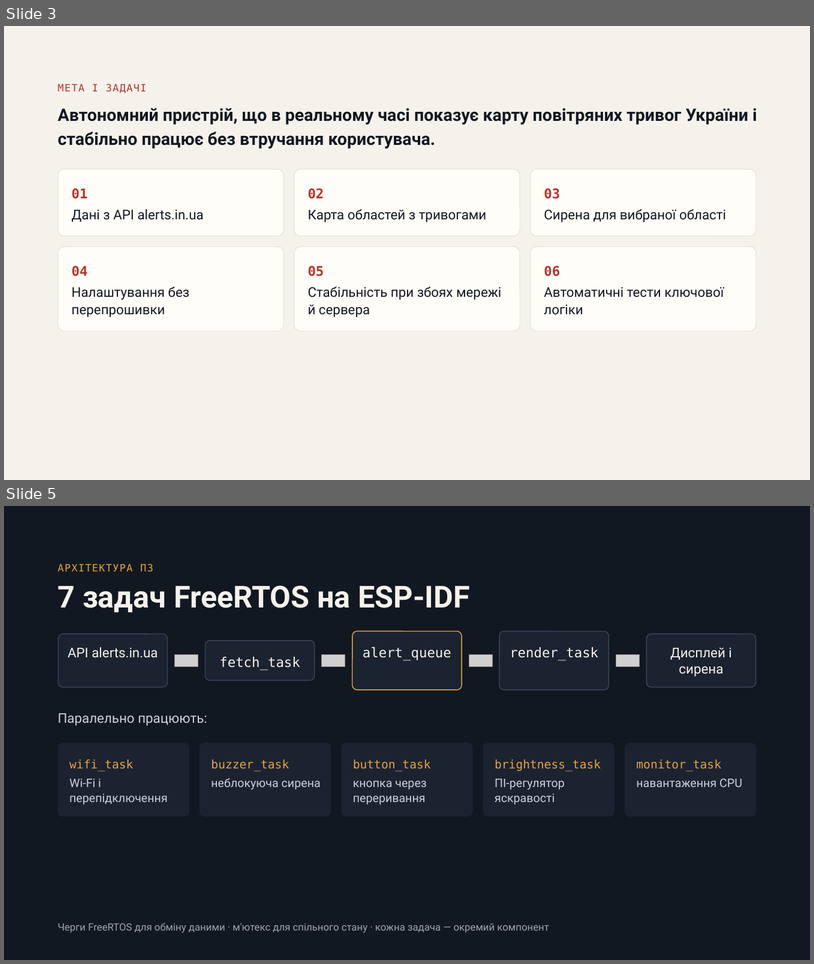
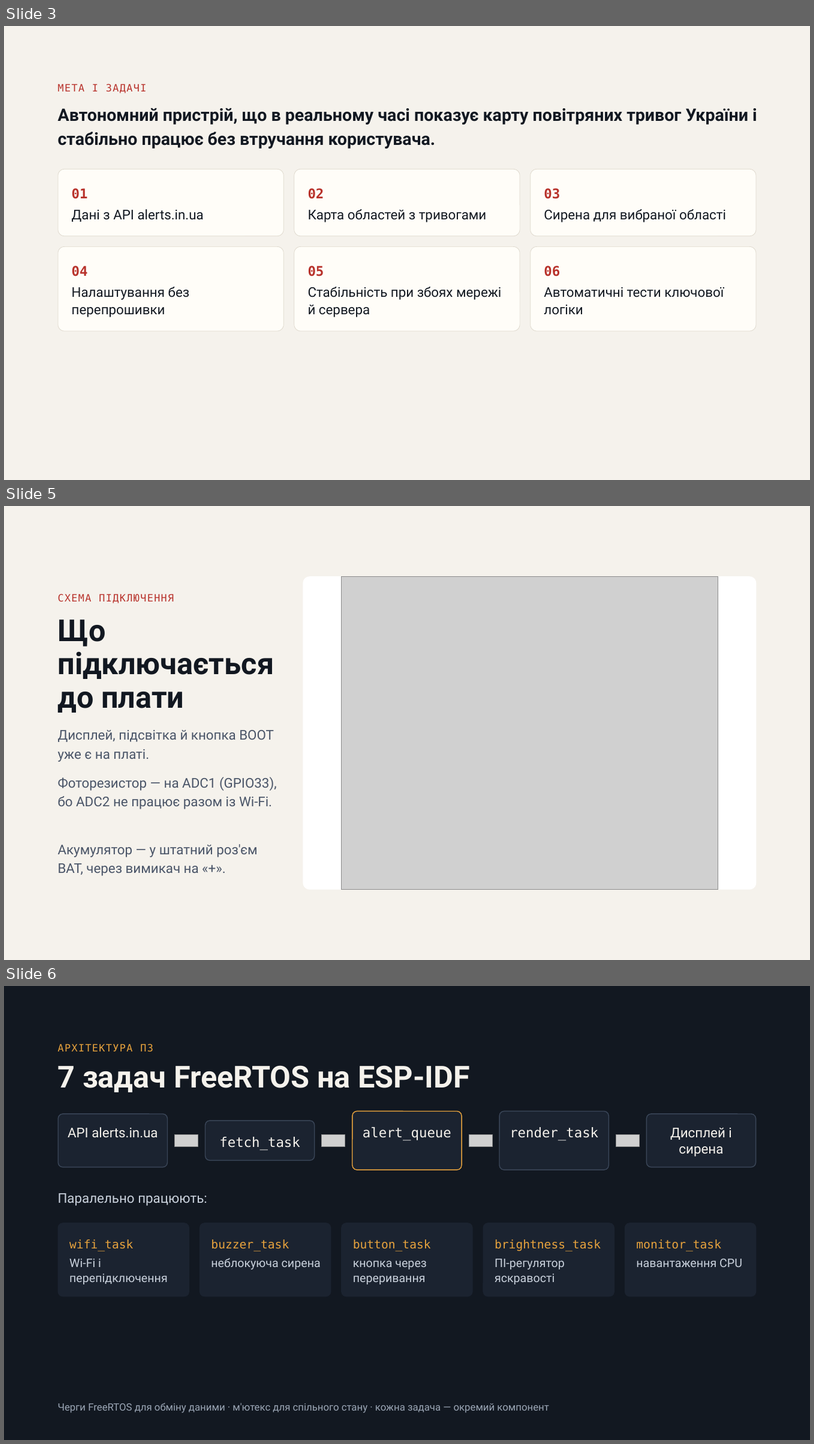
Before and after one commit to tepasha/alertinua, a slide deck: docs/project presentation.pptx. Shown one above the other, each under a label of ours: slides 3 and 5 before the commit, slides 3, 5 and 6 after it; the slides between them are not shown. The pictures are 814x964 and 814x1444 pixels, drawn with LibreOffice and Linux fonts; fonts in the diff are those of the drawing; grey boxes stand for pictures. Boxes give left, top, right and bottom in pixels: in the first picture for what was removed or moved away, otherwise in the second. Text is boxed around its words. In the diff, an @@ line names an element or a change of style, - is before the commit and + after.

```diff
--- a/docs/project presentation.pptx
+++ b/docs/project presentation.pptx
@@ slide 5 added at [4, 506, 810, 960], background #F5F2EC @@
@@ rounded rectangle added at [303, 576, 756, 889], fill #FFFFFF @@
@@ picture added at [342, 576, 719, 889] @@
@@ text added at [58, 594, 174, 603], 12 pt, text #B8322B @@
+СХЕМА ПІДКЛЮЧЕННЯ
@@ text added at [58, 619, 275, 712], 36 pt, text #121821, bold @@
+Що підключається до плати
@@ text added at [58, 730, 274, 762], 16 pt, text #4A5568 @@
+Дисплей, підсвітка й кнопка BOOT уже є на платі.
@@ text added at [58, 777, 277, 809], 16 pt, text #4A5568 @@
+Фоторезистор — на ADC1 (GPIO33), бо ADC2 не працює разом із Wi-Fi.
@@ text added at [58, 844, 257, 876], 16 pt, text #4A5568 @@
+Акумулятор — у штатний роз'єм BAT, через вимикач на «+».
@@ what was slide 5 is now slide 6 @@
```
Also in this commit, not shown: 2 slides changed, 25 other files.
